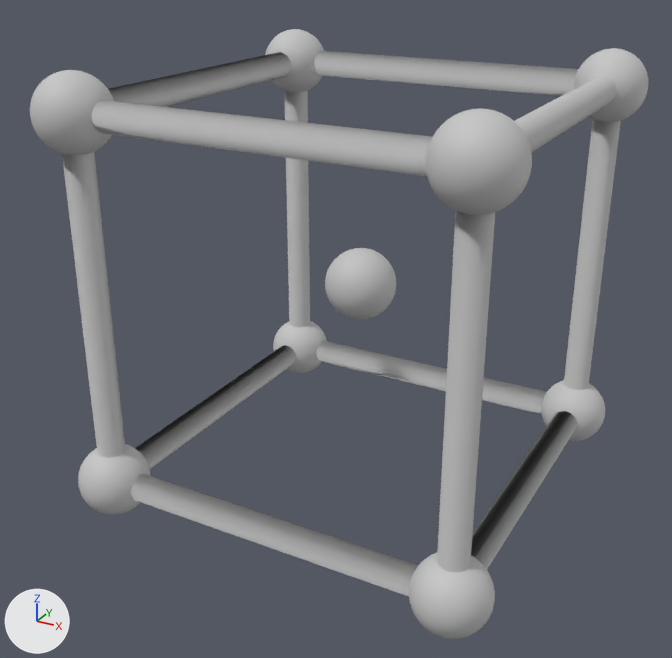
One commit to the glTF model ccnontangent.glb: the scene before it, then after it.
Camera for both pictures: a camera (50 mm lens) standing at (6.38, -10.52, 5.65) and looking at (0.81, -0.4, 0.59). Arrows for +X, +Y and +Z are at lower left; the lights stay in place. The first picture is the older version. Vertices at exactly the same position are counted once.

Names of what the first picture shows: 'ccnontangent'.
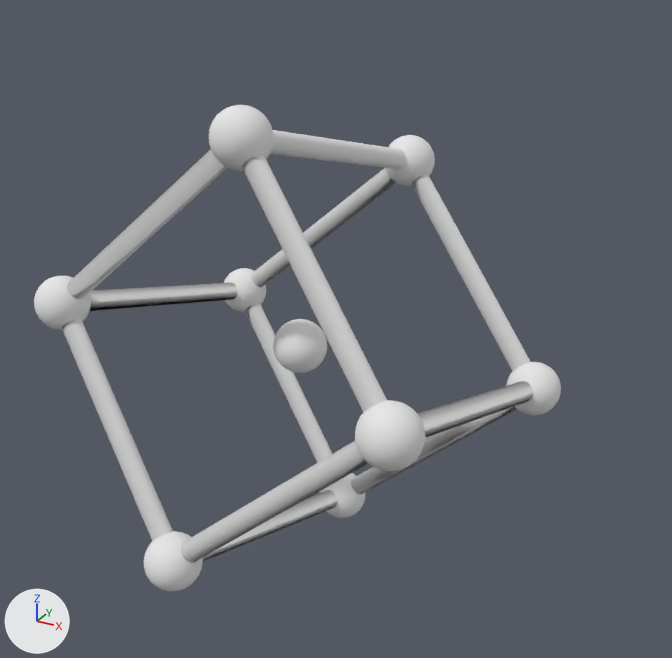
Pixel boxes (x1, y1, x2, y2) of what changed, in the pictures (672 x 658 px; the box of a moved part takes in the faces that stretch with it):
'ccnontangent', recoloured, reshaped, turned: before (30, 29, 648, 639); after (34, 105, 561, 591)
part 1 of me_ccnontangent, moved or reshaped: before (78, 444, 151, 515); after (319, 473, 365, 518)
part 2 of me_ccnontangent, moved or reshaped: before (265, 29, 324, 92); after (144, 531, 203, 591)
part 3 of me_ccnontangent, moved or reshaped: before (542, 380, 605, 441); after (224, 268, 266, 312)
part 4 of me_ccnontangent, moved or reshaped: before (30, 70, 114, 155); after (34, 275, 91, 330)
part 5 of me_ccnontangent, moved or reshaped: before (409, 552, 495, 639); after (506, 362, 561, 415)
part 6 of me_ccnontangent, moved or reshaped: before (574, 48, 648, 122); after (355, 400, 425, 471)
part 7 of me_ccnontangent, moved or reshaped: before (426, 108, 532, 215); after (386, 135, 435, 186)
part 8 of me_ccnontangent, moved or reshaped: before (92, 100, 495, 572); after (67, 149, 387, 412)
part 9 of me_ccnontangent, moved or reshaped: before (471, 411, 577, 569); after (417, 381, 533, 437)
part 10 of me_ccnontangent, moved or reshaped: before (317, 341, 547, 415); after (351, 406, 516, 494)
part 11 of me_ccnontangent, moved or reshaped: before (62, 52, 291, 458); after (62, 282, 237, 541)
part 12 of me_ccnontangent, added: after (245, 168, 397, 463)
part 13 of me_ccnontangent, added: after (270, 130, 531, 371)
part 14 of me_ccnontangent, added: after (181, 441, 368, 563)
part 15 of me_ccnontangent, deleted: before (515, 76, 621, 390)
part 16 of me_ccnontangent, deleted: before (135, 345, 296, 469)
part 17 of me_ccnontangent, deleted: before (284, 90, 310, 327)
part 18 of me_ccnontangent, deleted: before (131, 474, 418, 597)
part 19 of me_ccnontangent, deleted: before (314, 51, 578, 96)

Diff of the bpy script that builds the scene:
```diff
--- a/ccnontangent.glb.py
+++ b/ccnontangent.glb.py
@@ mat_k909090 @@
 mat_k909090 = principled_material('k909090')
-mat_k909090.base_color = (0.566, 0.566, 0.566)  # light grey #c6c6c6
+mat_k909090.base_color = (0.8, 0.8, 0.8)  # white #e7e7e7
 mat_k909090.roughness = 0.596
@@ me_ccnontangent @@
 # used by ob_ccnontangent; location = (0.0, 0.0, 0.0); rotation_euler = (1.571, 0.0, 0.0), in degrees (90, 0, 0)
-me_ccnontangent.from_pydata(...)  # 11773 vertices, 22624 faces; spans x -0.39..4.39, y -0.39..4.39, z -0.39..4.39
+me_ccnontangent.from_pydata(...)  # 11768 vertices, 22624 faces; spans x -2.39..2.39, y -2.39..2.39, z -2.39..2.39
+# me_ccnontangent part 1: the loose piece of 642 vertices spanning x -0.39..0.39, y -0.39..0.39, z 3.61..4.39 is moved by (-2.0, -2.0, -6.0)
+# me_ccnontangent part 2: the loose piece of 642 vertices spanning x -0.39..0.39, y 3.61..4.39, z -0.39..0.39 is moved by (-2.0, -6.0, 2.0)
+# me_ccnontangent part 3: the loose piece of 642 vertices spanning x 3.61..4.39, y -0.39..0.39, z -0.39..0.39 is moved by (-6.0, 2.0, -2.0)
+# me_ccnontangent part 4: the loose piece of 642 vertices spanning x -0.39..0.39, y 3.61..4.39, z 3.61..4.39 is moved by (-2.0, -2.0, -2.0)
+# me_ccnontangent part 5: the loose piece of 642 vertices spanning x 3.61..4.39, y -0.39..0.39, z 3.61..4.39 is moved by (-2.0, -2.0, -6.0)
+# me_ccnontangent part 6: the loose piece of 642 vertices spanning x 3.61..4.39, y 3.61..4.39, z -0.39..0.39 is moved by (-2.0, -6.0, 2.0)
+# me_ccnontangent part 7: the loose piece of 642 vertices spanning x 3.61..4.39, y 3.61..4.39, z 3.61..4.39 is moved by (-2.0, -2.0, -6.0)
+# me_ccnontangent part 8: the loose piece of 142 vertices spanning x 0.0..4.15, y 0.0..4.15, z 3.85..4.15 is moved by (-2.0, -2.0, -2.0)
+# me_ccnontangent part 9: the loose piece of 72 vertices spanning x 3.85..4.15, y -0.15..0.15, z 0.0..4.0 is moved by (-2.0, -2.0, -2.0)
+# me_ccnontangent part 10: the loose piece of 72 vertices spanning x 0.0..4.0, y -0.15..0.15, z -0.15..0.15 is moved by (-2.0, -2.0, -2.0)
+# me_ccnontangent part 11: the loose piece of 142 vertices spanning x -0.15..0.15, y 0.0..4.15, z 0.0..4.15 is moved by (-2.0, -2.0, -2.0)
+# me_ccnontangent part 12: a new loose piece of 142 vertices spanning x -2.15..2.0, y -2.0..2.15, z -2.15..-1.85, in mat_k909090 (white #e7e7e7)
+# me_ccnontangent part 13: a new loose piece of 142 vertices spanning x 1.85..2.15, y -2.0..2.15, z -2.15..2.0, in mat_k909090 (white #e7e7e7)
+# me_ccnontangent part 14: a new loose piece of 142 vertices spanning x -2.15..2.0, y -2.15..-1.85, z -2.0..2.15, in mat_k909090 (white #e7e7e7)
+# me_ccnontangent part 15: the loose piece of 143 vertices spanning x 3.85..4.15, y 0.0..4.15, z -0.15..4.0 is deleted
+# me_ccnontangent part 16: the loose piece of 72 vertices spanning x -0.15..0.15, y -0.15..0.15, z 0.0..4.0 is deleted
+# me_ccnontangent part 17: the loose piece of 72 vertices spanning x -0.15..0.15, y 0.0..4.0, z -0.15..0.15 is deleted
+# me_ccnontangent part 18: the loose piece of 72 vertices spanning x 0.0..4.0, y -0.15..0.15, z 3.85..4.15 is deleted
+# me_ccnontangent part 19: the loose piece of 72 vertices spanning x 0.0..4.0, y 3.85..4.15, z -0.15..0.15 is deleted
+# other edits to the shape of me_ccnontangent do not show in these pictures
 me_ccnontangent.materials.append(mat_k909090)
@@ ob_ccnontangent @@
 ob_ccnontangent.location = (0.0, 0.0, 0.0)
-ob_ccnontangent.rotation_euler = (1.571, 0.0, 0.0)  # degrees (90, 0, 0)
+ob_ccnontangent.rotation_euler = (1.226, -0.715, 0.101)  # degrees (70, -41, 5.8)
```
